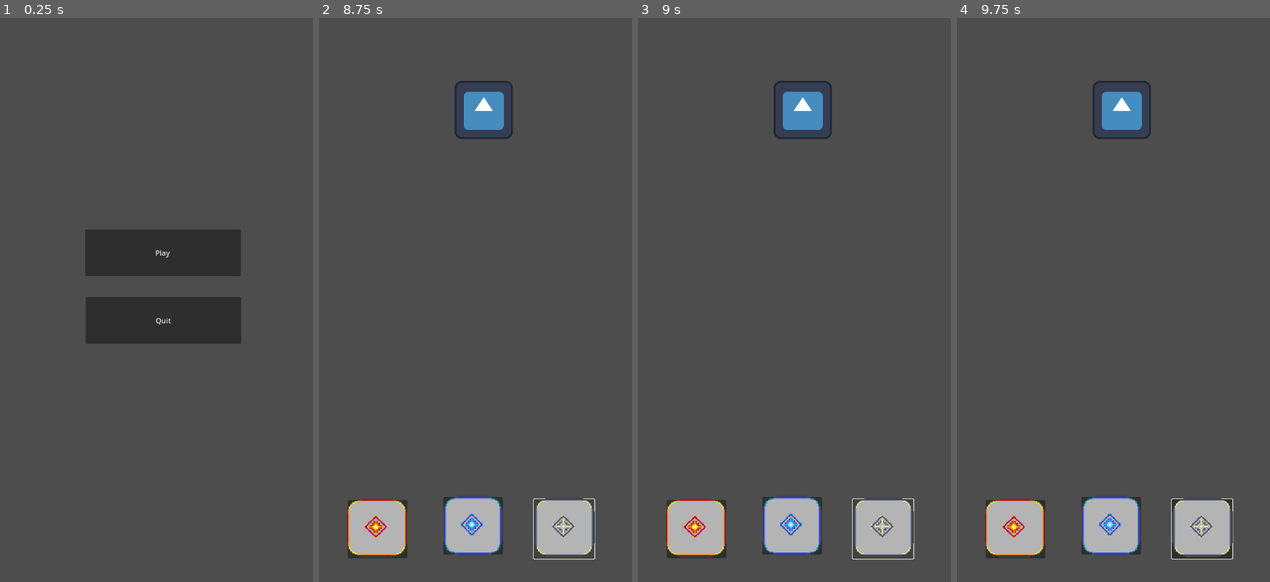
Above: before the commit, frames 1-4 (left to right).
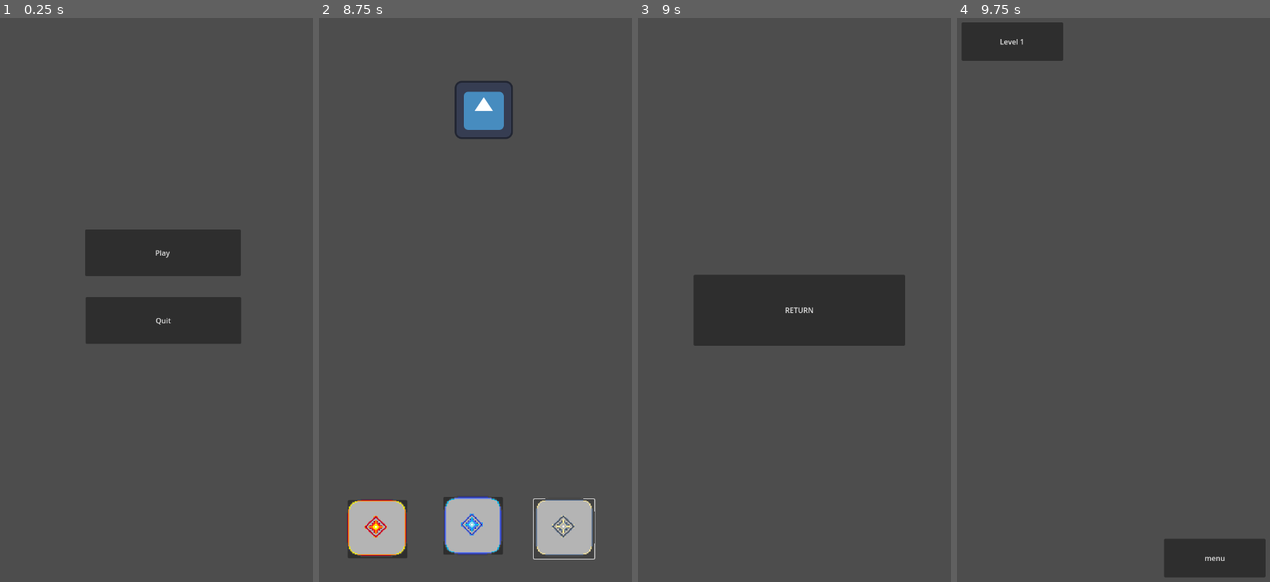
Above: after the commit, the same moments.

Repository: StephanDW/magica
Game: Godot game, scene res://Scenes/menu.tscn
Same seed, same stepped clock (60 frames per second), same inputs: the game is played once before the commit and once after it. The engine's default icon, where the game draws it, is replaced by a stand-in: a white triangle on a blue panel in a dark square.
Inputs (mouse positions are in pixels of both pictures, inside the frame that each line leads up to):
- Up to frame 1 (0.25 s): no input
- Up to frame 2 (8.75 s): click "Play" at 0.5 s; click "Level 1" at 1.25 s; click (378, 531) at 2 s; click (472, 525) at 2.75 s; click (563, 531) at 3.5 s; click (378, 531) at 4.25 s; click (472, 525) at 5 s; click (563, 531) at 5.75 s; click (378, 531) at 6.5 s; click (472, 525) at 7.25 s; click (563, 531) at 8 s
- Up to frame 3 (9 s): tap Enter at 8.75 s
- Up to frame 4 (9.75 s): click (1119, 311) at 9.5 s, where only the run after the commit has a clickable "RETURN"

Frames 1-2 are identical in both runs. In frame 3, 15% of the frame differs, in the area x 9-89%, y 11-97%; in frame 4, 10%.

Commit message:
win_loss - scene - init #1

Diff:
--- /dev/null
+++ b/Scenes/level_end.tscn
@@ -0,0 +1,33 @@
+[gd_scene load_steps=2 format=3 uid="uid://v8d4m0jk08mr"]
+
+[sub_resource type="GDScript" id="GDScript_7j2y8"]
+script/source = "extends Node
+
+
+# Called when the node enters the scene tree for the first time.
+func _ready():
+	pass # Replace with function body.
+
+
+# Called every frame. 'delta' is the elapsed time since the previous frame.
+func _process(delta):
+	pass
+
+
+func _on_button_pressed():
+	get_tree().change_scene_to_file(\"res://scenes/level_select.tscn\")
+"
+
+[node name="level_end" type="Node2D"]
+script = SubResource("GDScript_7j2y8")
+
+[node name="Button" type="Button" parent="."]
+offset_left = 143.0
+offset_top = 583.0
+offset_right = 608.0
+offset_bottom = 739.0
+text = "RETURN"
+script = SubResource("GDScript_7j2y8")
+metadata/_edit_use_anchors_ = true
+
+[connection signal="pressed" from="Button" to="." method="_on_button_pressed"]
--- a/Scripts/Levels/Level1/level_1.gd
+++ b/Scripts/Levels/Level1/level_1.gd
@@ -9,3 +9,5 @@
 
 func _on_button_pressed():
 	GODOT.BossDamage("",10)
+	if (GODOT.hp <= 0):
+		get_tree().change_scene_to_file("res://scenes/level_end.tscn")
--- a/Scripts/bosses.gd
+++ b/Scripts/bosses.gd
@@ -9,5 +9,5 @@
 	print("Boss HP:", hp)
 
 	# Optionally, you can add logic to check if the boss is defeated.
-	if hp <= 0:
+	if (hp <= 0):
 		print("BOSS IS DEAD HEHEHEHE")
